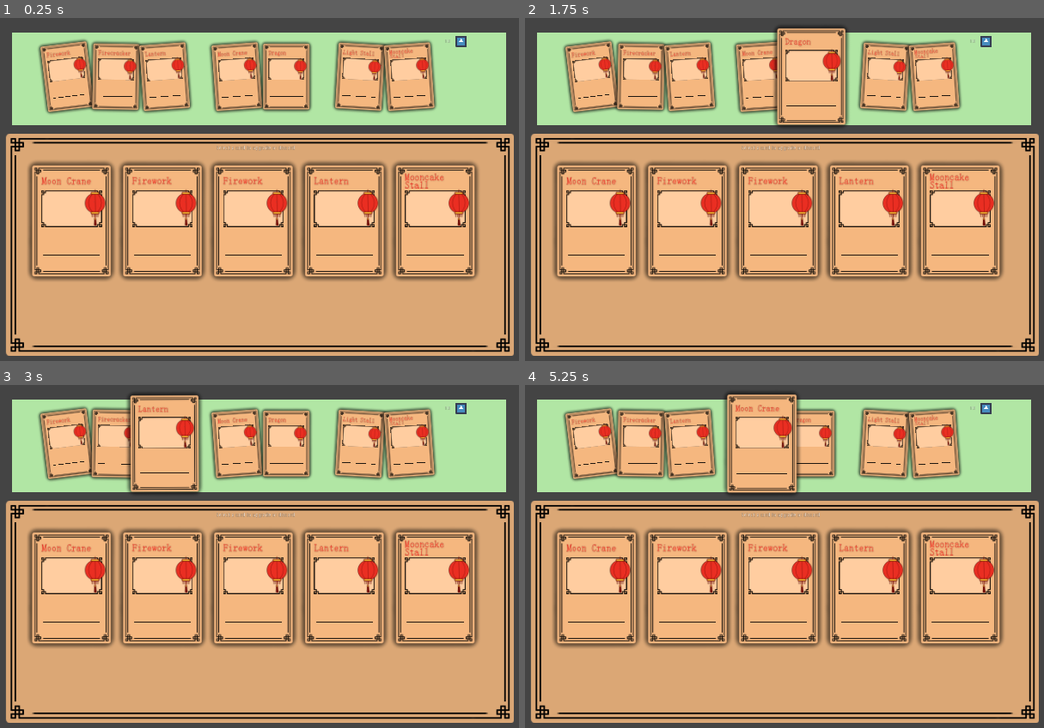
Above: before the commit, frames 1-4 (two rows, left to right).
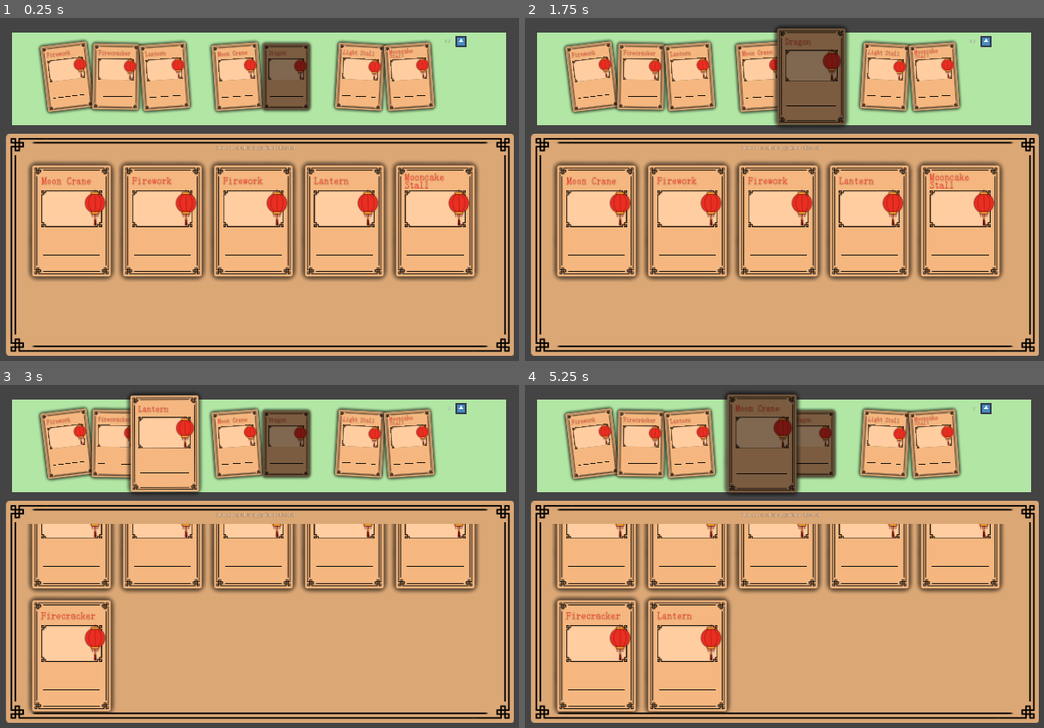
Above: after the commit, the same moments.

Repository: CiaranWoodward/LD52
Game: Godot game, scene res://Shop/Shop.tscn
Two runs of this game, one before a commit and one after it. Both use one fixed random seed, a clock stepped at 60 frames per second and the inputs below. This scene is started directly instead of the project's main scene. The engine's default icon, where the game draws it, is replaced by a stand-in: a white triangle on a blue panel in a dark square.
Inputs (mouse positions are in pixels of both pictures, inside the frame that each line leads up to):
- Up to frame 1 (0.25 s): no input
- Up to frame 2 (1.75 s): tap Enter at 0.5 s; drag from (592, 76) to (810, 76) at 0.52 s; drag from (592, 76) to (810, 76) at 1.27 s
- Up to frame 3 (3 s): move the mouse to (114, 443) at 2.02 s; tap Down (scroll_down) at 2.1 s; click (114, 443) at 2.17 s; tap Up (scroll_up) at 2.3 s; tap Space at 2.75 s; drag from (114, 443) to (358, 443) at 2.77 s
- Up to frame 4 (5.25 s): drag from (691, 443) to (820, 556) at 3.52 s; tap Enter at 4.25 s; drag from (691, 443) to (680, 460) at 4.27 s; move the mouse to (763, 443) at 5.02 s; tap Down (scroll_down) at 5.1 s; click (763, 443) at 5.17 s

The runs differ from the first frame. In frame 1, 1.7% of the frame differs, in the area x 50-60%, y 7-27%; in frame 2, 3.7%; in frame 3, 26%; in frame 4, 31%, in the area x 5-93%, y 2-96%.

Commit message:
Complete a functional shop

Diff:
--- a/Cards/Dragon.gd
+++ b/Cards/Dragon.gd
@@ -2,3 +2,9 @@
 
 func card_type():
 	return Global.CardType.DRAGON
+
+func coin_cost():
+	return 15
+
+func spirit_cost():
+	return 8
--- a/Cards/MoonCrane.gd
+++ b/Cards/MoonCrane.gd
@@ -2,3 +2,9 @@
 
 func card_type():
 	return Global.CardType.DRAGON
+
+func coin_cost():
+	return 8
+
+func spirit_cost():
+	return 5
--- a/Global.gd
+++ b/Global.gd
@@ -2,6 +2,8 @@
 
 signal unhovered_card
 signal coin_changed(new_coin)
+signal card_added(new_card)
+signal card_removed(old_card)
 
 var cheer = 0.1
 var spirit = int(0)
@@ -32,6 +34,15 @@
 	var newcard = card_scene.instance()
 	newcard.set_type(type)
 	deck.append(newcard)
+	emit_signal("card_added", newcard)
+
+func remove_card_from_deck(card):
+	var idx = deck.find(card)
+	if idx == -1:
+		return
+	deck.remove(idx)
+	emit_signal("card_removed", card)
+	card.queue_free()
 
 func remove_deck_from_tree():
 	for card in deck:
--- a/Shop/CardHolder.gd
+++ b/Shop/CardHolder.gd
@@ -15,3 +15,8 @@
 	card.set_rotation(0)
 	card.growScale = grow_scale
 	card.growScaleInactive = grow_scale_inactive
+
+func ch_remove_self():
+	$CardPlace/CardPoint.remove_child($CardPlace/CardPoint/Card)
+	get_parent().remove_child(self)
+	queue_free()
--- a/Shop/DeckContainer.gd
+++ b/Shop/DeckContainer.gd
@@ -4,7 +4,8 @@
 
 # Called when the node enters the scene tree for the first time.
 func _ready() -> void:
-	pass # Replace with function body.
+	Global.connect("card_added", self, "add_card_to_container")
+	Global.connect("card_removed", self, "remove_card_from_container")
 
 func spawn_global_deck():
 	Global.remove_deck_from_tree()
@@ -17,3 +18,13 @@
 	var cardholder = card_holder_scene.instance()
 	cardholder.set_card(card)
 	add_child(cardholder)
+
+func remove_card_from_container(card):
+	if !is_a_parent_of(card):
+		return
+	var iter : Node2D = card.get_parent()
+	while is_instance_valid(iter):
+		if iter.has_method("ch_remove_self"):
+			iter.ch_remove_self()
+			break
+		iter = iter.get_parent()
--- a/Shop/DeckScroller.gd
+++ b/Shop/DeckScroller.gd
@@ -10,6 +10,8 @@
 func _ready() -> void:
 	add_child(scrollTween)
 	get_v_scrollbar().rect_scale.y = 0
+	Global.connect("card_added", self, "scroll_to_bottom")
+	Global.connect("card_removed", self, "scroll_to_bottom")
 
 # Called every frame. 'delta' is the elapsed time since the previous frame.
 func _process(delta: float) -> void:
@@ -32,9 +34,12 @@
 func _scroll_done():
 	target_scroll = scroll_vertical
 
-func animate_scroll(scrollDiff):
+func scroll_to_bottom(_nothing=null):
+	animate_scroll($DeckContainer.rect_size.y - scroll_vertical, 0.3)
+
+func animate_scroll(scrollDiff, time=0.1):
 	target_scroll += scrollDiff
 	scrollTween.stop_all()
-	scrollTween.interpolate_property(self, "scroll_vertical", scroll_vertical, target_scroll, 0.1, Tween.TRANS_SINE, Tween.EASE_IN_OUT)
-	scrollTween.interpolate_callback(self, 0.1, "_scroll_done")
+	scrollTween.interpolate_property(self, "scroll_vertical", scroll_vertical, target_scroll, time, Tween.TRANS_SINE, Tween.EASE_IN_OUT)
+	scrollTween.interpolate_callback(self, time, "_scroll_done")
 	scrollTween.start()
--- a/Shop/ShopFloor.gd
+++ b/Shop/ShopFloor.gd
@@ -1,9 +1,25 @@
 extends Control
+
+export var unaffordable_modulation = Color(0.5, 0.5, 0.5)
+
+onready var shop_cards = get_tree().get_nodes_in_group("shop_cards")
 
 # Called when the node enters the scene tree for the first time.
 func _ready() -> void:
 	Global.connect("coin_changed", self, "_coin_changed")
 	_coin_changed(Global.coin)
+	for card in shop_cards:
+		card.connect("card_clicked", self, "_card_clicked")
 
 func _coin_changed(coin):
 	$NinePatchRect/Gold.text = String(coin)
+	for card in shop_cards:
+		if card.coin_cost() > coin:
+			card.modulate = unaffordable_modulation
+		else:
+			card.modulate = Color.white
+
+func _card_clicked(card):
+	if Global.coin >= card.coin_cost():
+		Global.add_card_to_deck(card.get_type())
+		Global.coin -= card.coin_cost()
--- a/Shop/ShopFloor.tscn
+++ b/Shop/ShopFloor.tscn
@@ -40,7 +40,7 @@
 rotation = -0.12094
 scale = Vector2( 2, 2 )
 
-[node name="Card" parent="Firework" instance=ExtResource( 1 )]
+[node name="Card" parent="Firework" groups=["shop_cards"] instance=ExtResource( 1 )]
 editor_placed_card = true
 editor_card_type = 1
 growScale = 1.5
@@ -50,7 +50,7 @@
 rotation = 0.0171473
 scale = Vector2( 2, 2 )
 
-[node name="Card" parent="Firecracker" instance=ExtResource( 1 )]
+[node name="Card" parent="Firecracker" groups=["shop_cards"] instance=ExtResource( 1 )]
 editor_placed_card = true
 editor_card_type = 2
 growScale = 1.5
@@ -60,7 +60,7 @@
 rotation = -0.0716459
 scale = Vector2( 2, 2 )
 
-[node name="Card" parent="Lantern" instance=ExtResource( 1 )]
+[node name="Card" parent="Lantern" groups=["shop_cards"] instance=ExtResource( 1 )]
 editor_placed_card = true
 growScale = 1.5
 
@@ -69,7 +69,7 @@
 rotation = -0.0717576
 scale = Vector2( 2, 2 )
 
-[node name="Card" parent="MoonCrane" instance=ExtResource( 1 )]
+[node name="Card" parent="MoonCrane" groups=["shop_cards"] instance=ExtResource( 1 )]
 editor_placed_card = true
 editor_card_type = 6
 growScale = 1.5
@@ -79,7 +79,7 @@
 rotation = 0.000586942
 scale = Vector2( 2, 2 )
 
-[node name="Card" parent="Dragon" instance=ExtResource( 1 )]
+[node name="Card" parent="Dragon" groups=["shop_cards"] instance=ExtResource( 1 )]
 editor_placed_card = true
 editor_card_type = 0
 growScale = 1.5
@@ -89,7 +89,7 @@
 rotation = 0.0570701
 scale = Vector2( 2, 2 )
 
-[node name="Card" parent="LightStall" instance=ExtResource( 1 )]
+[node name="Card" parent="LightStall" groups=["shop_cards"] instance=ExtResource( 1 )]
 editor_placed_card = true
 editor_card_type = 4
 growScale = 1.5
@@ -99,7 +99,7 @@
 rotation = -0.0692535
 scale = Vector2( 2, 2 )
 
-[node name="Card" parent="CoinStall" instance=ExtResource( 1 )]
+[node name="Card" parent="CoinStall" groups=["shop_cards"] instance=ExtResource( 1 )]
 editor_placed_card = true
 editor_card_type = 5
 growScale = 1.5
